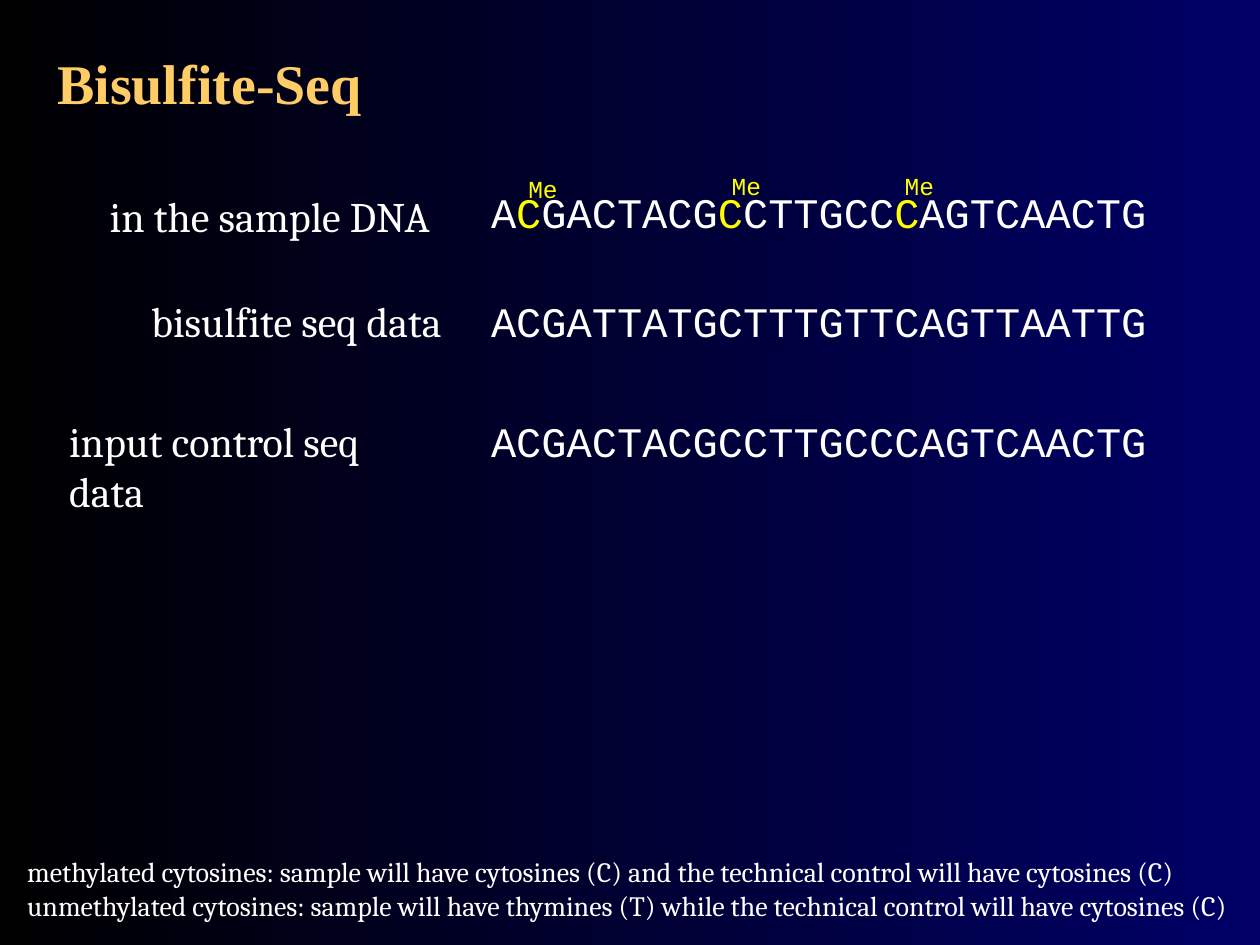
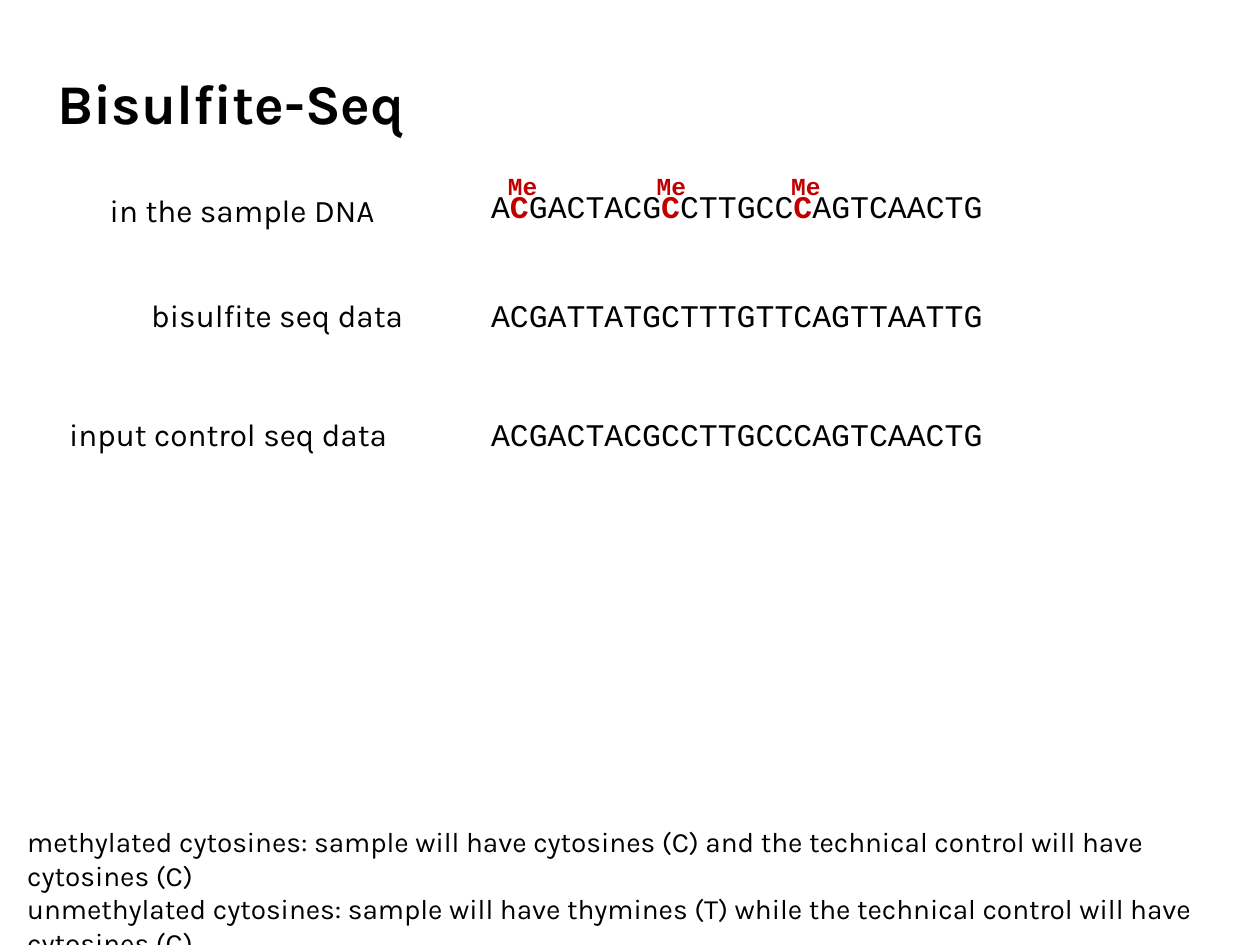
Before and after one commit to agmcarthur/Biochem-3BP3, a slide deck: slide 29 of Lectures/Lecture 9 - RNA-Seq.pptx. Drawn at 1260x945 pixels with LibreOffice and Linux fonts; fonts in the diff are those of the drawing. Boxes give left, top, right and bottom in pixels: in the first picture for what was removed or moved away, otherwise in the second. Text is boxed around its words. In the diff, an @@ line names an element or a change of style, - is before the commit and + after.

```diff
--- a/Lectures/Lecture 9 - RNA-Seq.pptx
+++ b/Lectures/Lecture 9 - RNA-Seq.pptx
@@ background gradient #000000 to #000066 to #FFFFFF @@
@@ title "Bisulfite-Seq" at (57, 84, 404, 138): font Times New Roman to Karla, text colour #FFCC66 to #000000; line spacing 1 to 0.9; vertical alignment middle to bottom @@
@@ text "Me": place and size @@
-text "Me" at (528, 182, 557, 207)
+text "Me" at (508, 177, 537, 203)
@@ text "Me": place and size @@
-text "Me" at (732, 179, 761, 203)
+text "Me" at (657, 177, 686, 203)
@@ text colour #FFFF00 to #C00000, bold on in 3 elements at (508, 177, 537, 203), (657, 177, 686, 203), (791, 179, 820, 203) @@
@@ text "Me": place and size @@
-text "Me" at (905, 179, 934, 203)
+text "Me" at (791, 179, 820, 203)
@@ text "ACGACTACGCCTTGCCCAGTCAACTG" at (491, 195, 982, 219): size 24 to 18 pt; text colour #FFFFFF to #000000, text colour #FFFF00 to #C00000, bold on in "ACGACTACGCCTTGCCCAGTCAACTG" @@
@@ text "ACGATTATGCTTTGTTCAGTTAATTG" at (491, 306, 982, 328): size 24 to 18 pt, text colour #FFFFFF to #000000 @@
@@ size 24 to 18 pt, font Cambria to Karla, text colour #FFFFFF to #000000 in 3 elements at (110, 200, 374, 230), (151, 305, 403, 335), (69, 424, 387, 454) @@
@@ text "ACGACTACGCCTTGCCCAGTCAACTG" at (491, 425, 982, 447): size 24 to 18 pt, text colour #FFFFFF to #000000 @@
@@ text "methylated cytosines: sample will have ...": place and size @@
-text "methylated cytosines: sample will have ..." at (27, 862, 1227, 922)
+text "methylated cytosines: sample will have ..." at (27, 832, 1191, 926)
@@ text "methylated cytosines: sample will have ..." at (27, 832, 1191, 926): font Cambria to Karla, text colour #FFFFFF to #000000 @@
```
Also in this commit, not shown: 33 other slides changed, 13 other files.
